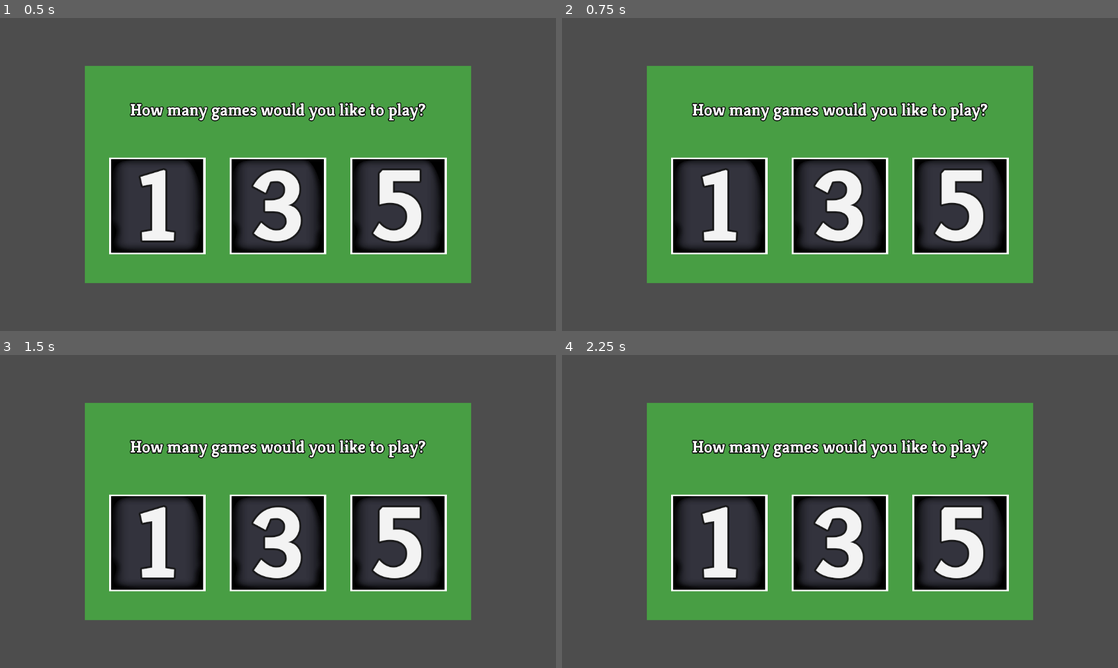
Above: before the commit, frames 1-4 (two rows, left to right).
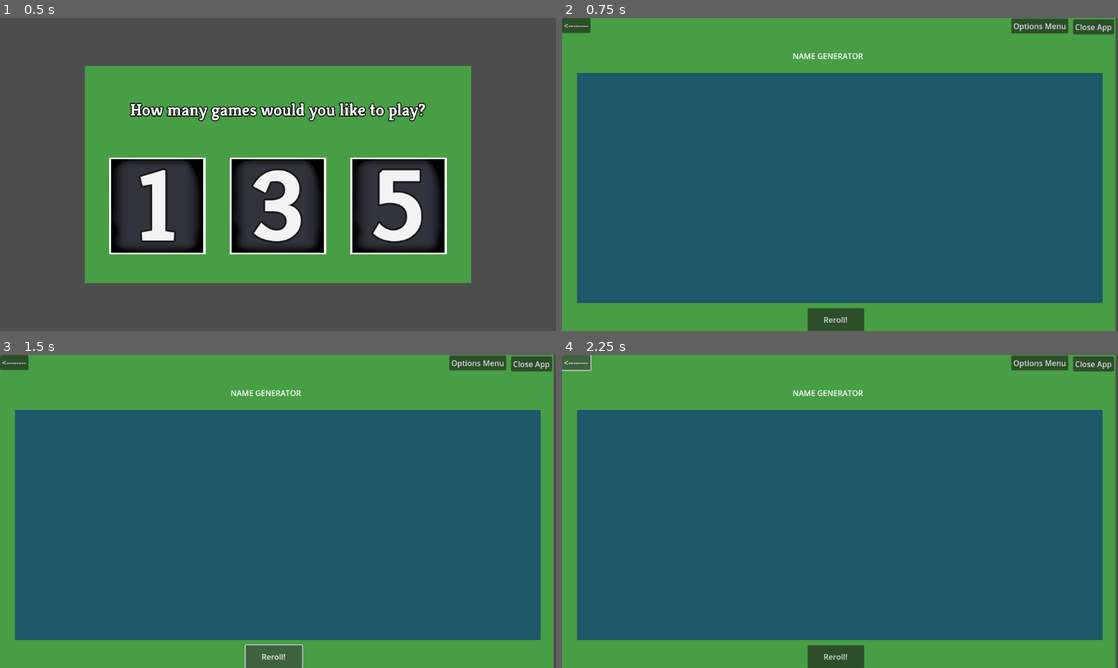
Above: after the commit, the same moments.

Repository: monochromia/PyramidGodot
Game: Godot game, scene res://scenes/num_drafts_scene.tscn
Two runs of this game, one before a commit and one after it. Both use one fixed random seed, a clock stepped at 60 frames per second and the inputs below. This scene is started directly instead of the project's main scene.
Inputs (mouse positions are in pixels of both pictures, inside the frame that each line leads up to):
- Up to frame 1 (0.5 s): no input
- Up to frame 2 (0.75 s): tap Enter at 0.5 s; move the mouse to (962, 158) at 0.52 s; click (962, 158) at 0.67 s
- Up to frame 3 (1.5 s): click (272, 655) at 1.25 s, where only the run after the commit has a clickable "Reroll!"
- Up to frame 4 (2.25 s): click (578, 361) at 2 s, where only the run after the commit has a clickable "<--------"

Frame 1 is identical in both runs. In frame 2, 98% of the frame differs, in the area x 0-100%, y 0-100%; in frame 3, 97%; in frame 4, 98%.
Error before the commit: Attempt to call function 'instantiate' in base 'null instance' on a null instance. (res://scenes/num_drafts_scene.gd:32)

Commit message:
fixed num drafts scene

Diff:
--- a/scenes/num_drafts_scene.gd
+++ b/scenes/num_drafts_scene.gd
@@ -29,7 +29,7 @@
 
 
 func start_run(num_drafts: int):
-	var new_scene = load("res://card_flip_scene_head.tscn").instantiate()
+	var new_scene = load("res://scenes/card_flip_scene_head.tscn").instantiate()
 	new_scene.selected_packs = selected_packs
 	new_scene.num_drafts = num_drafts
 	var packed_scene = PackedScene.new()
